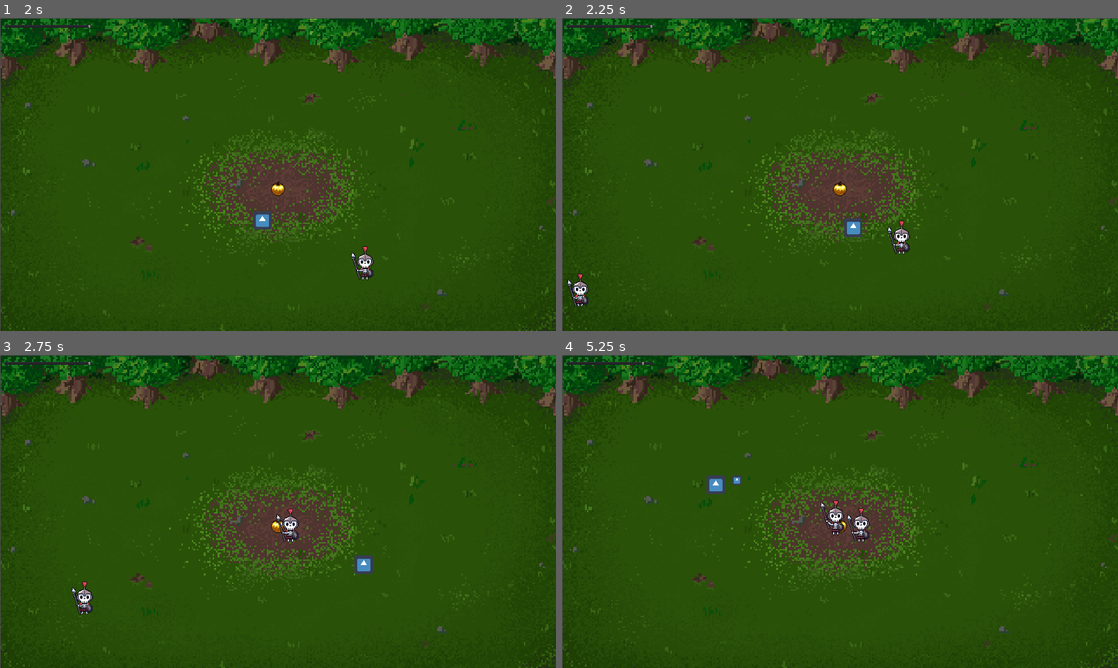
Above: before the commit, frames 1-4 (two rows, left to right).
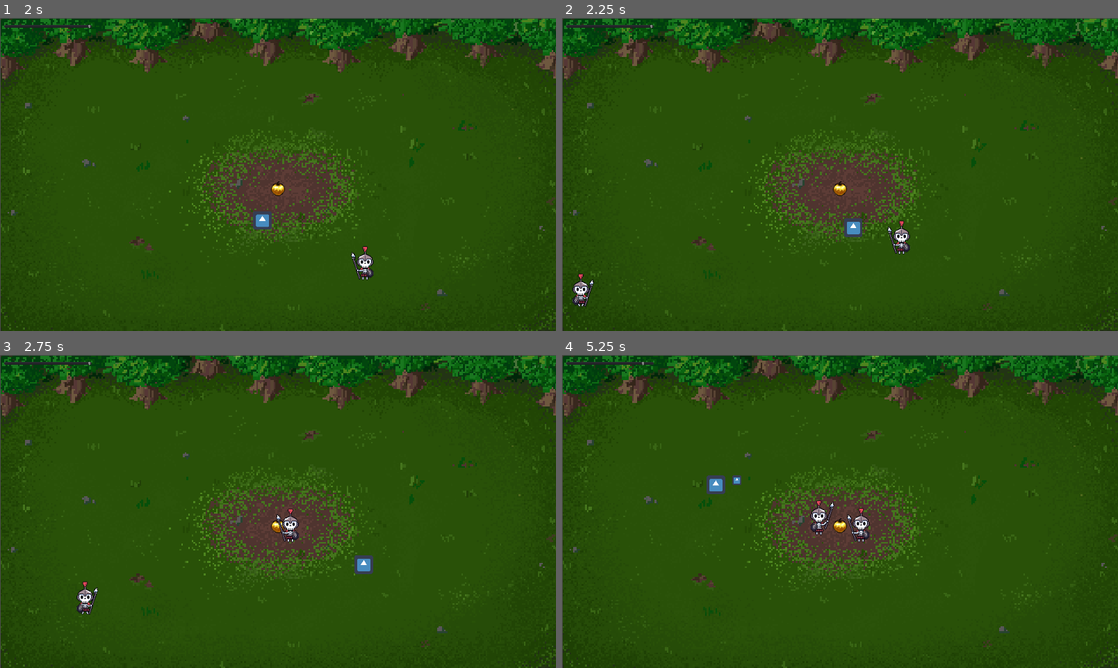
Above: after the commit, the same moments.

Repository: moisesjbc/atalanta-golden-odyssey
Game: Godot game, scene res://gameplay/main_stable/main_stable.tscn
The game is run twice, just before and just after one commit, with the same random seed, the same clock (stepped at 60 frames per second) and the same inputs. The engine's default icon, where the game draws it, is replaced by a stand-in: a white triangle on a blue panel in a dark square.
Inputs (mouse positions are in pixels of both pictures, inside the frame that each line leads up to):
- Up to frame 1 (2 s): tap Enter at 0.5 s; move the mouse to (400, 158) at 0.52 s; hold Right (ui_right) 0.53-1.28 s; click (400, 158) at 0.67 s; move the mouse to (166, 190) at 1.27 s; hold Down (ui_down) from 1.28 s (still down)
- Up to frame 2 (2.25 s): move the mouse to (895, 105) at 2.02 s; release Down (ui_down) at 2.03 s; hold Right (ui_right) from 2.03 s (still down)
- Up to frame 3 (2.75 s): keep holding Right (ui_right)
- Up to frame 4 (5.25 s): move the mouse to (812, 574) at 2.77 s; release Right (ui_right) at 2.78 s; hold Up (ui_up) 2.78-3.53 s; click (812, 574) at 2.92 s; move the mouse to (1006, 558) at 3.52 s; hold Left (ui_left) 3.53-5.03 s; move the mouse to (673, 464) at 4.27 s; move the mouse to (867, 511) at 5.02 s; hold Down (ui_down) from 5.03 s (still down); click (867, 511) at 5.17 s

Frame 1 is identical in both runs. In frame 2, 0.2% of the frame differs, in the area x 0-6%, y 81-93%; in frame 3, 0.2%; in frame 4, 0.4%, in the area x 44-51%, y 46-58%.

Commit message:
Flip enemy when looking right

Diff:
--- a/godot-project/gameplay/Enemy/Enemy1.gd
+++ b/godot-project/gameplay/Enemy/Enemy1.gd
@@ -7,13 +7,19 @@
 var health = 3
 signal enemy_died
 var attacking = false
+var initial_h_scale
 
 func _ready():
 	$animated_sprite.play("walking")
+	initial_h_scale = scale.x
 
 # Called when the node enters the scene tree for the first time.
 func _process(delta):
 	var direction = (targetposition - global_position).normalized()
+
+	# Enemy looks to the left by default
+	if direction.x >= 0:
+		$animated_sprite.flip_h = true
 
 	if $animated_sprite.animation != "dying":
 		var collition = move_and_collide(speed * direction * delta)
